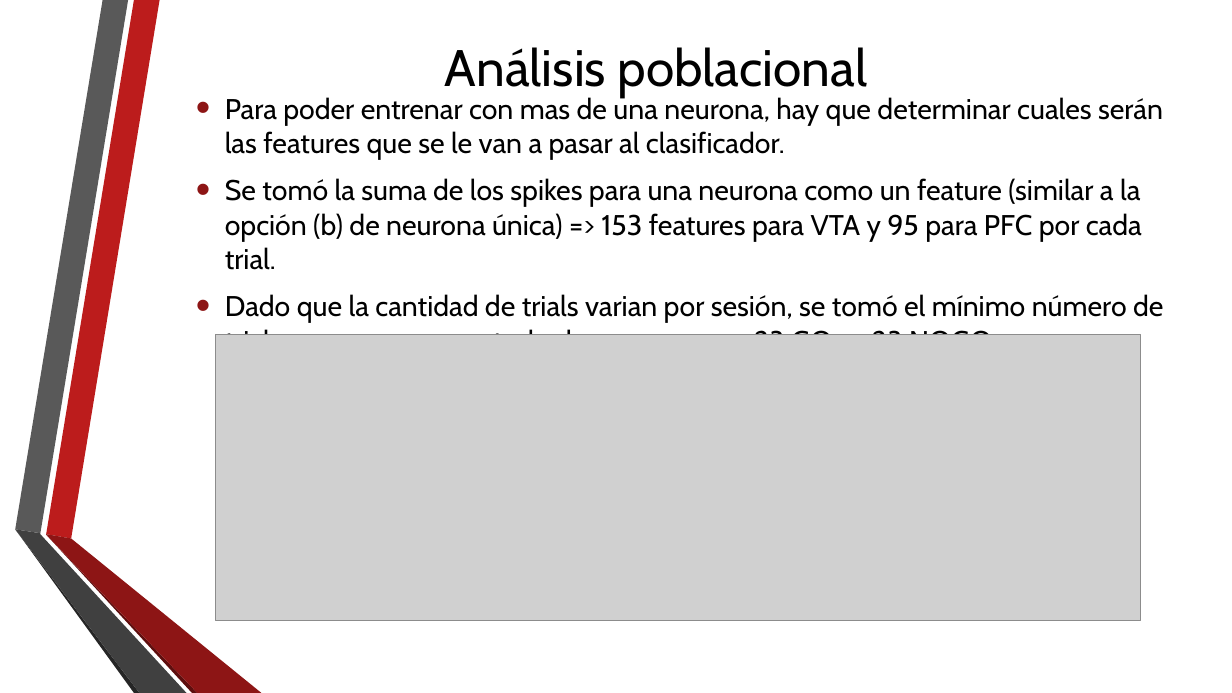
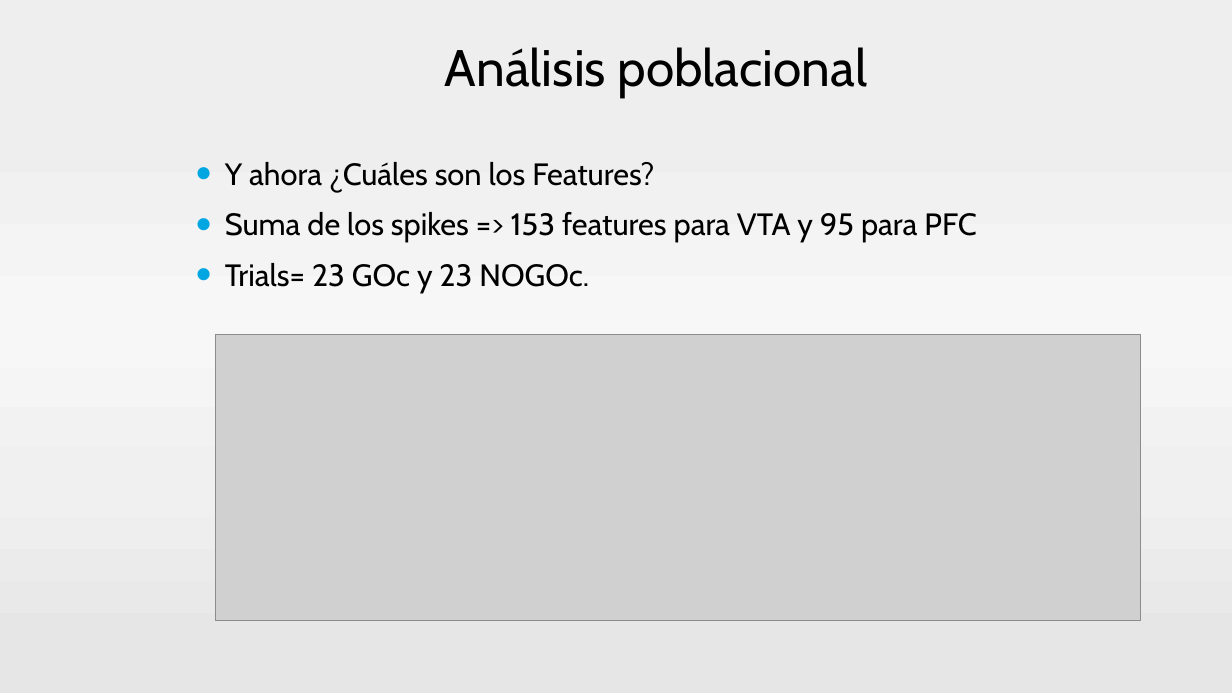
Before and after one commit to neozero86/tesis-megea, a slide deck: slide 28 of Presentacion/PresentacionTesis.pptx (slide 29 before the commit). Drawn at 1232x693 pixels with LibreOffice and Linux fonts; fonts in the diff are those of the drawing; grey boxes stand for pictures; background and template pictures are left out. Boxes give left, top, right and bottom in pixels: in the first picture for what was removed or moved away, otherwise in the second. Text is boxed around its words. In the diff, an @@ line names an element or a change of style, - is before the commit and + after.

```diff
--- a/Presentacion/PresentacionTesis.pptx
+++ b/Presentacion/PresentacionTesis.pptx
@@ background picture (left out) to gradient #EEEEEE to #F1F1F1 to #F7F7F7 to #F0F0F0 to #E6E6E6 @@
@@ text at <box>225,162,976,293</box>: text changed; size 22.2 to 24 pt @@
-• Para poder entrenar con mas de una neurona, hay que determinar cuales serán las features que se le van a pasar al clasificador.
-• Se tomó la suma de los spikes para una neurona como un feature (similar a la opción (b) de neurona única) => 153 features para VTA y 95 para PFC por cada trial.
-• Dado que la cantidad de trials varian por sesión, se tomó el mínimo número de trials que aparecen en todas las neuronas => 23 GOc y 23 NOGOc.
+• Y ahora ¿Cuáles son los Features?
+• Suma de los spikes => 153 features para VTA y 95 para PFC
+• Trials= 23 GOc y 23 NOGOc.
@@ group removed at <box>15,0,262,693</box>: 6 freeform shapes @@
```
Also in this commit, not shown: 67 other slides changed, 2 slides added, 2 slides removed.
